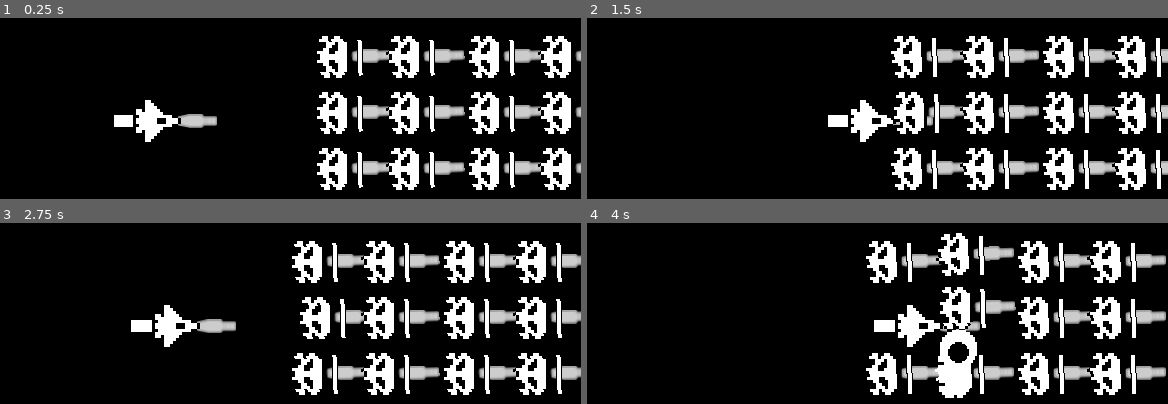
Above: before the commit, frames 1-4 (two rows, left to right).
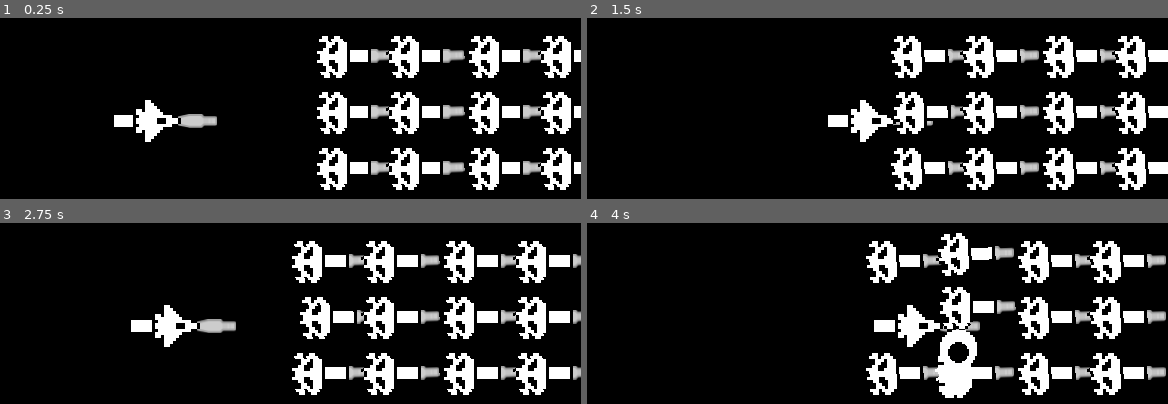
Above: after the commit, the same moments.

Repository: fguillen/FlyingCandies
Game: Godot game, scene res://SpaceShooterScene.tscn
Two runs of this game, one before a commit and one after it. Both use one fixed random seed, a clock stepped at 60 frames per second and the inputs below.
Inputs:
- Up to frame 1 (0.25 s): no input
- Up to frame 2 (1.5 s): tap Enter (ui_accept) at 0.5, 0.77 s; hold Right (ui_right) from 0.53 s (still down)
- Up to frame 3 (2.75 s): tap Enter (ui_accept) at 1.52 s; release Right (ui_right) at 2.03 s; hold Left (ui_left) from 2.03 s (still down)
- Up to frame 4 (4 s): release Left (ui_left) at 2.78 s; hold Right (ui_right) from 2.78 s (still down); tap Enter (ui_accept) at 3.02, 3.77 s

The runs differ from the first frame. In frame 1, 2.9% of the frame differs, in the area x 60-100%, y 12-94%; in frame 2, 4.1%; in frame 3, 4.2%, in the area x 55-99%, y 11-95%; in frame 4, 3.9%.

Commit message:
Better engine enemies

Diff:
--- a/Enemy.tscn
+++ b/Enemy.tscn
@@ -130,28 +130,21 @@
 script = ExtResource( 13 )
 
 [node name="ShipEngine" type="Node2D" parent="."]
-position = Vector2( -7.99999, -0.0102142 )
+position = Vector2( 16, 0.0204285 )
 rotation = 3.14159
 script = ExtResource( 8 )
 
 [node name="SpriteEnemy" type="Sprite" parent="ShipEngine"]
-position = Vector2( -15.9898, -8.02042 )
-rotation = -1.5708
+scale = Vector2( 3, 3 )
 texture = ExtResource( 9 )
-offset = Vector2( 0, -20 )
-
-[node name="SpriteEnemy2" type="Sprite" parent="ShipEngine"]
-position = Vector2( -16.0102, 7.97956 )
-rotation = -1.5708
-texture = ExtResource( 9 )
-offset = Vector2( 0, -20 )
+offset = Vector2( -4, 0 )
 
 [node name="Sprite" type="Sprite" parent="."]
 scale = Vector2( 3, 3 )
 texture = ExtResource( 1 )
 
 [node name="CollisionShape2D" type="CollisionShape2D" parent="."]
-position = Vector2( -1.79351e-10, -9.53676e-07 )
+position = Vector2( 1.11022e-16, 1.13687e-13 )
 shape = SubResource( 1 )
 
 [node name="AnimationPlayer" type="AnimationPlayer" parent="."]
